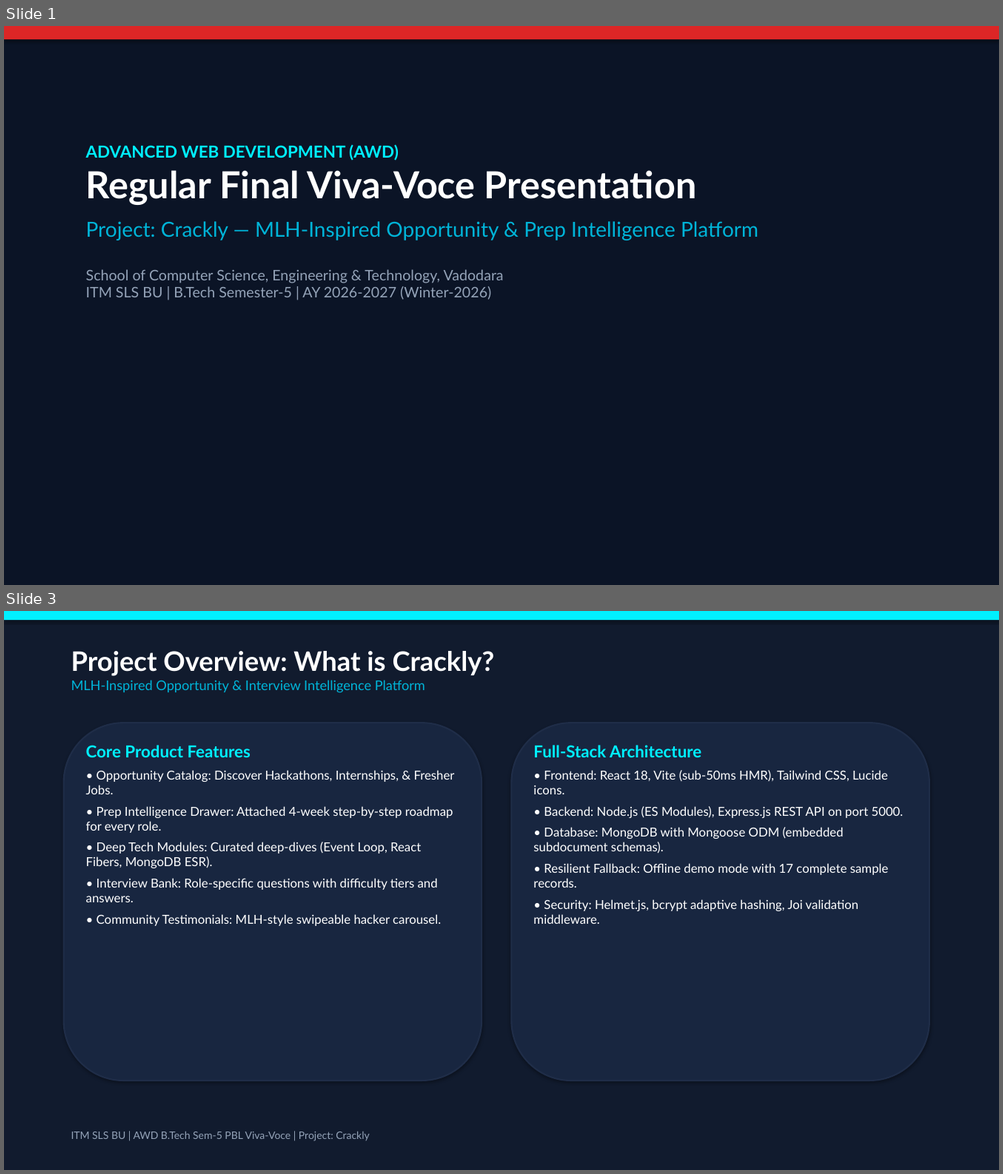
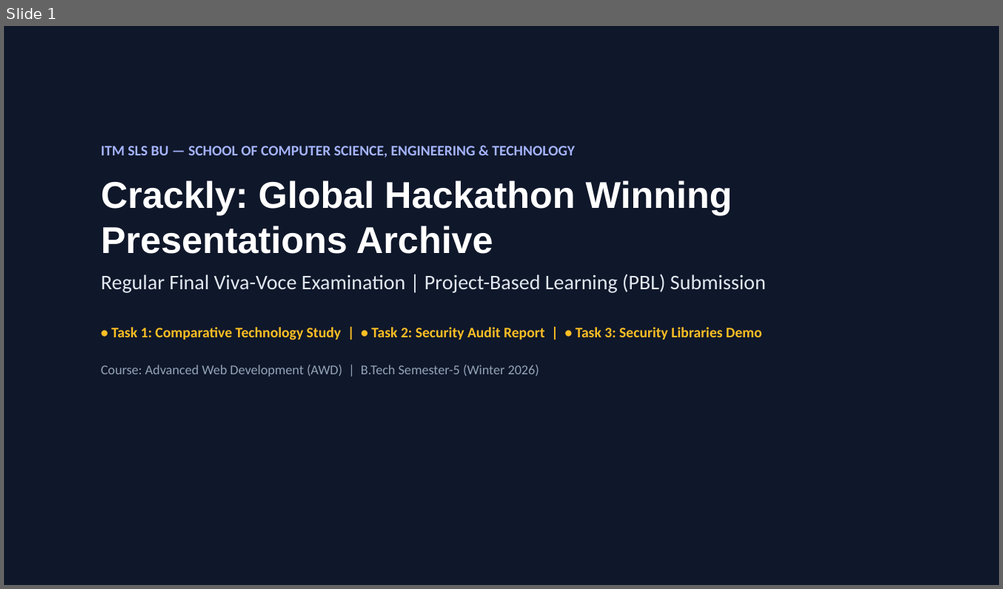
Before and after one commit to ToshalTrivedi/AWD_Project-, a slide deck: docs/AWD_Final_Viva_Presentation_Crackly.pptx. Shown one above the other, each under a label of ours: slides 1 and 3 before the commit, slide 1 after it; the slides between them are not shown. The pictures are 1003x1174 and 1003x589 pixels, drawn with LibreOffice and Linux fonts; fonts in the diff are those of the drawing. Boxes give left, top, right and bottom in pixels: in the first picture for what was removed or moved away, otherwise in the second. Text is boxed around its words. In the diff, an @@ line names an element or a change of style, - is before the commit and + after.

Commit message:
feat(crackly): streamline codebase, update brand favicon, and add AWD viva-voce deliverables (PPT, reports, test suite)

```diff
--- a/docs/AWD_Final_Viva_Presentation_Crackly.pptx
+++ b/docs/AWD_Final_Viva_Presentation_Crackly.pptx
@@ slide 3 removed at (4, 611, 999, 1170), background #FFFFFF @@
@@ rectangle removed at (4, 611, 999, 1170) @@
@@ rectangle removed at (4, 611, 999, 620) @@
@@ text removed at (71, 651, 495, 693) @@
-Project Overview: What is Crackly?
-MLH-Inspired Opportunity & Interview Intelligence Platform
@@ rounded rectangle removed at (64, 723, 481, 1081) @@
@@ rounded rectangle removed at (512, 723, 929, 1081) @@
@@ text removed at (86, 745, 455, 926) @@
-Core Product Features
-• Opportunity Catalog: Discover Hackathons, Internships, & Fresher Jobs.
-• Prep Intelligence Drawer: Attached 4-week step-by-step roadmap for every role.
-• Deep Tech Modules: Curated deep-dives (Event Loop, React Fibers, MongoDB ESR).
-• Interview Bank: Role-specific questions with difficulty tiers and answers.
-• Community Testimonials: MLH-style swipeable hacker carousel.
@@ text removed at (533, 745, 903, 924) @@
-Full-Stack Architecture
-• Frontend: React 18, Vite (sub-50ms HMR), Tailwind CSS, Lucide icons.
-• Backend: Node.js (ES Modules), Express.js REST API on port 5000.
-• Database: MongoDB with Mongoose ODM (embedded subdocument schemas).
-• Resilient Fallback: Offline demo mode with 17 complete sample records.
-• Security: Helmet.js, bcrypt adaptive hashing, Joi validation middleware.
@@ text removed at (71, 1131, 369, 1142) @@
-ITM SLS BU | AWD B.Tech Sem-5 PBL Viva-Voce | Project: Crackly
@@ slide 1 changed as well @@
@@ rectangle at (4, 26, 999, 585): fill #0B1426 to #0F172A @@
@@ rectangle removed at (4, 26, 999, 39) @@
@@ text at (101, 146, 765, 377): text changed; font Lato to Calibri; text colour #94A3B8 to #FBBF24; bold on @@
-ADVANCED WEB DEVELOPMENT (AWD)
-Regular Final Viva-Voce Presentation
-Project: Crackly — MLH-Inspired Opportunity & Prep Intelligence Platform
-School of Computer Science, Engineering & Technology, Vadodara
-ITM SLS BU | B.Tech Semester-5 | AY 2026-2027 (Winter-2026)
+ITM SLS BU — SCHOOL OF COMPUTER SCIENCE, ENGINEERING & TECHNOLOGY
+Crackly: Global Hackathon Winning Presentations Archive
+Regular Final Viva-Voce Examination | Project-Based Learning (PBL) Submission
+• Task 1: Comparative Technology Study | • Task 2: Security Audit Report | • Task 3: Security Libraries Demo
+Course: Advanced Web Development (AWD) | B.Tech Semester-5 (Winter 2026)
```
Also in this commit, not shown: 9 slides added, 11 other slides removed, 49 other files.
